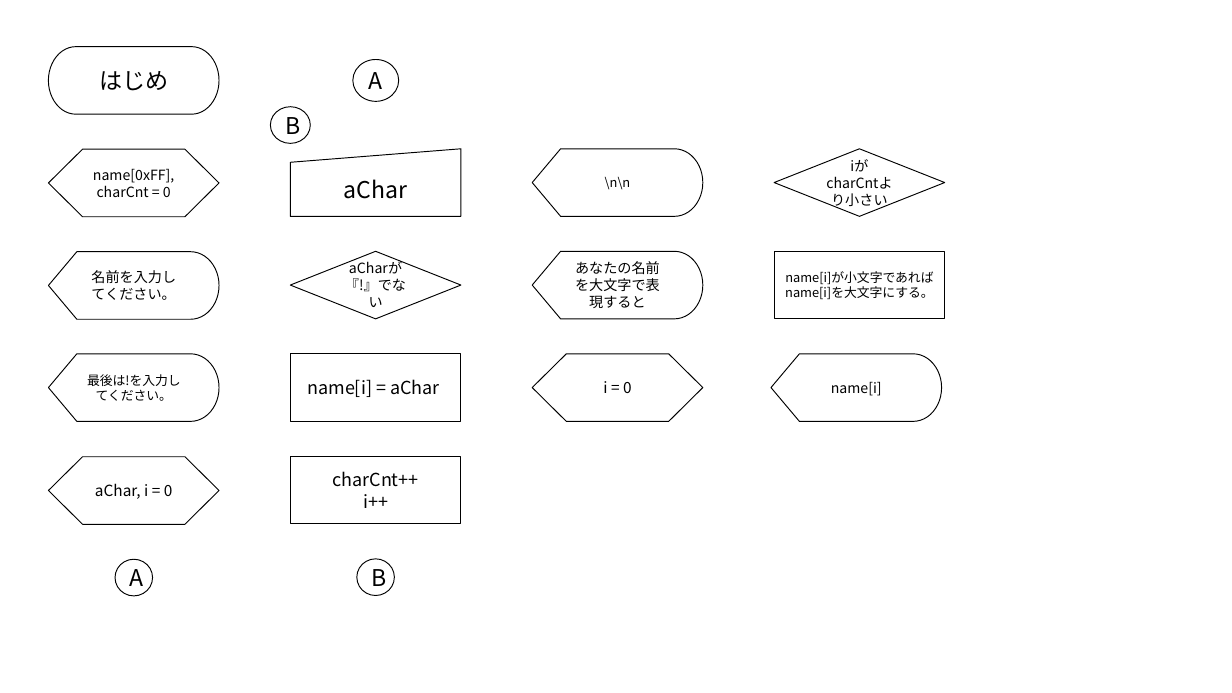
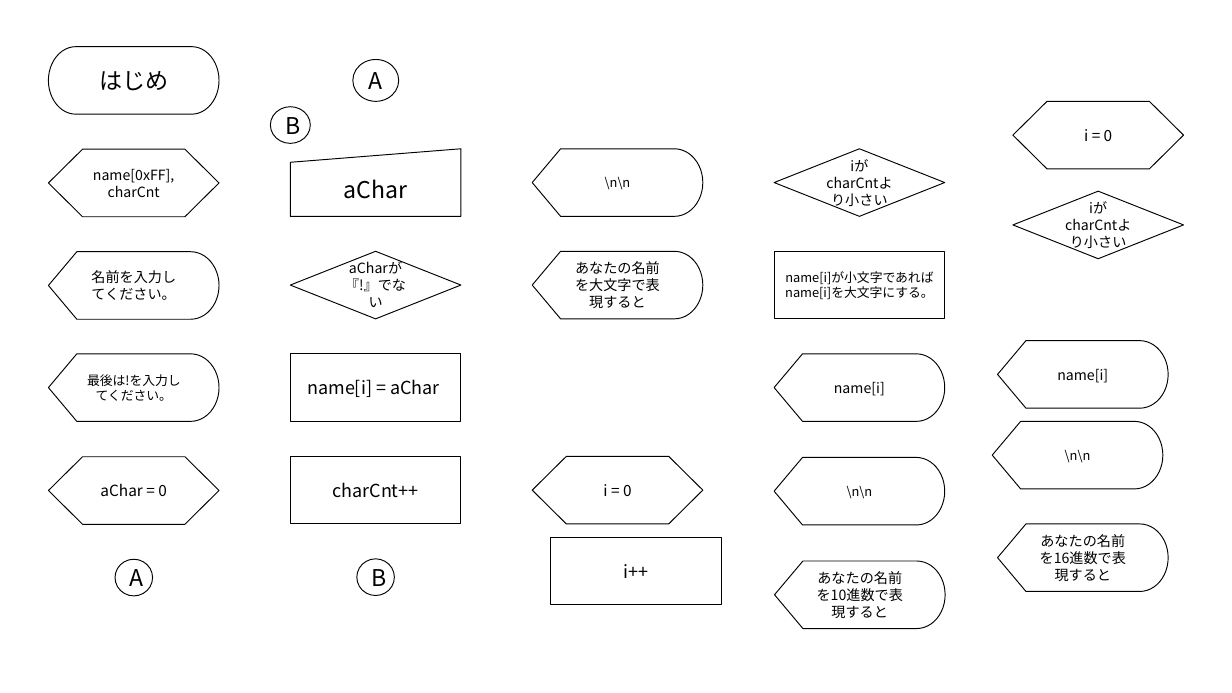
Before and after one commit to Soshiro-Fujimori/oshima_shosen, a slide deck: slide 1 of 実験実習/1年/C言語/ascii/新規 Microsoft PowerPoint プレゼンテーション.pptx. Drawn at 1232x693 pixels with LibreOffice and Linux fonts; fonts in the diff are those of the drawing. Boxes give left, top, right and bottom in pixels: in the first picture for what was removed or moved away, otherwise in the second. Text is boxed around its words. In the diff, an @@ line names an element or a change of style, - is before the commit and + after.

```diff
--- a/実験実習/1年/C言語/ascii/新規 Microsoft PowerPoint プレゼンテーション.pptx
+++ b/実験実習/1年/C言語/ascii/新規 Microsoft PowerPoint プレゼンテーション.pptx
@@ flow chart preparation added at (x1=1013, y1=102, x2=1184, y2=169), outline #000000 0.75 pt, 12 pt, text #000000 @@
+i = 0
@@ text in flow chart preparation at (x1=93, y1=168, x2=174, y2=197): text changed @@
-name[0xFF], charCnt = 0
+name[0xFF], charCnt
@@ diamond added at (x1=1013, y1=191, x2=1184, y2=259), outline #000000 0.75 pt, 11 pt, text #000000 @@
+iがcharCntより小さい
@@ flow chart display "name[i]" moved from (x1=771, y1=354, x2=942, y2=421) to (x1=775, y1=354, x2=945, y2=421) @@
@@ flow chart display added at (x1=998, y1=341, x2=1169, y2=409), outline #000000 0.75 pt, 11 pt, text #000000 @@
+name[i]
@@ flow chart display added at (x1=993, y1=421, x2=1164, y2=489), outline #000000 0.75 pt, 10 pt, text #000000 @@
+\n\n
@@ flow chart preparation "i = 0" moved from (x1=532, y1=354, x2=703, y2=421) to (x1=532, y1=457, x2=703, y2=524) @@
@@ flow chart display added at (x1=775, y1=457, x2=945, y2=525), outline #000000 0.75 pt, 10 pt, text #000000 @@
+\n\n
@@ text in flow chart preparation at (x1=100, y1=483, x2=167, y2=496): text changed @@
-aChar, i = 0
+aChar = 0
@@ text in rectangle at (x1=363, y1=494, x2=388, y2=508): paragraph removed @@
-i++
@@ rectangle added at (x1=551, y1=538, x2=722, y2=605), outline #000000 0.75 pt, 14 pt, text #000000 @@
+i++
@@ flow chart display added at (x1=998, y1=524, x2=1169, y2=592), outline #000000 0.75 pt, 11 pt, text #000000 @@
+あなたの名前を16進数で表現すると
@@ flow chart display added at (x1=775, y1=561, x2=945, y2=628), outline #000000 0.75 pt, 11 pt, text #000000 @@
+あなたの名前を10進数で表現すると
```
Also in this commit, not shown: 1 other file.
